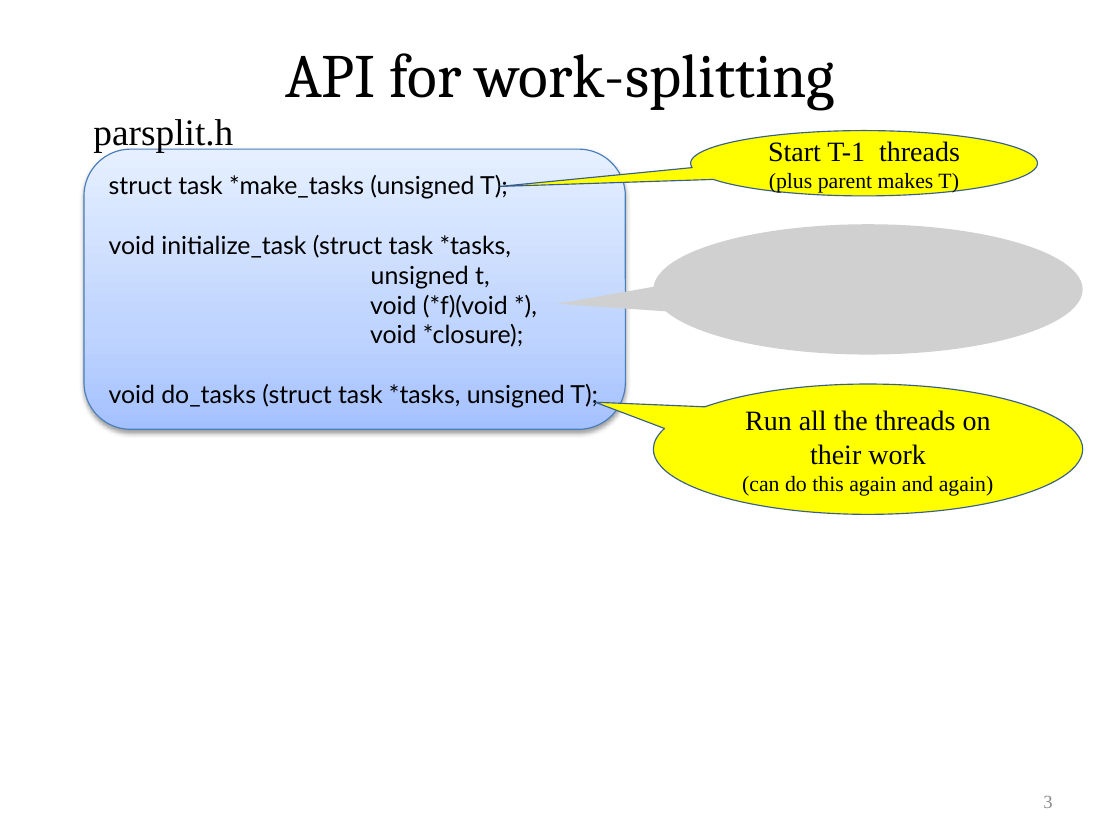
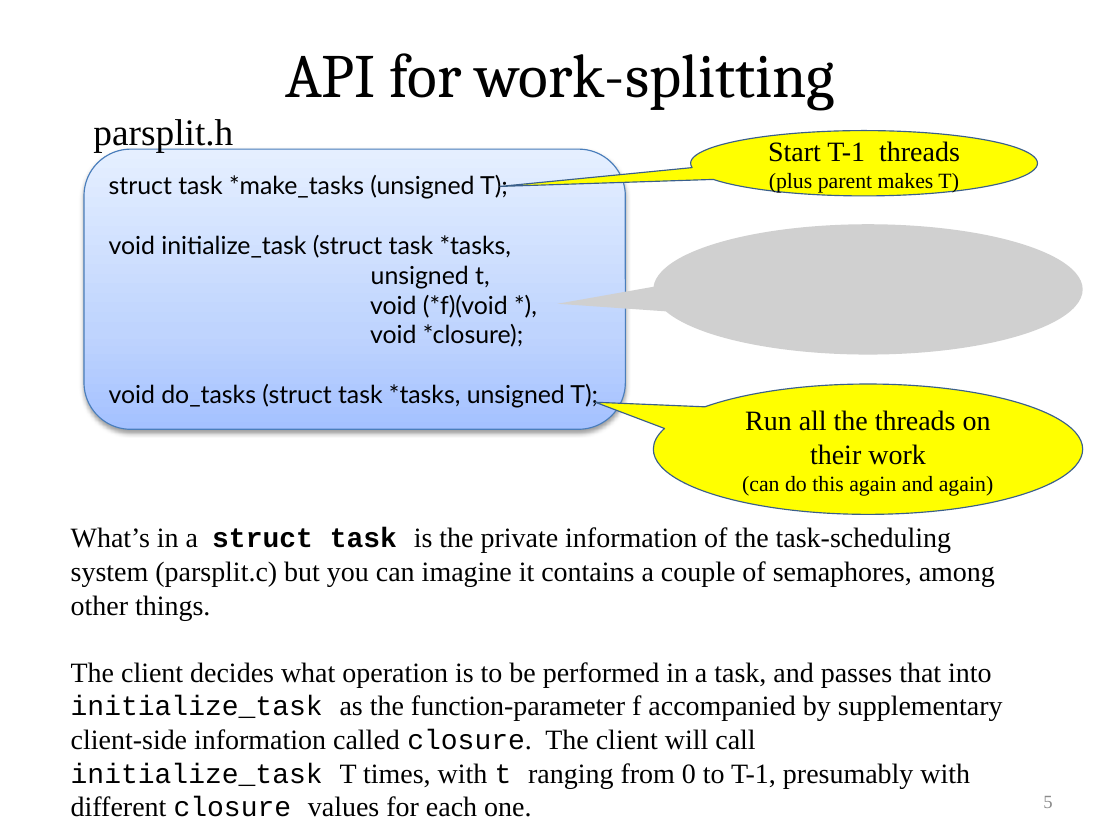
Before and after one commit to VeriNum/pardotprod, a slide deck: slide 5 of doc/Parallel Dot Product.pptx (slide 3 before the commit). Drawn at 1120x840 pixels with LibreOffice and Linux fonts; fonts in the diff are those of the drawing; grey boxes stand for pictures. Boxes give left, top, right and bottom in pixels: in the first picture for what was removed or moved away, otherwise in the second. Text is boxed around its words. In the diff, an @@ line names an element or a change of style, - is before the commit and + after.

```diff
--- a/doc/Parallel Dot Product.pptx
+++ b/doc/Parallel Dot Product.pptx
@@ text added at [71,527,1003,817], 18 pt, text #000000 @@
+What’s in a struct task is the private information of the task-scheduling
+system (parsplit.c) but you can imagine it contains a couple of semaphores, among other things.
+The client decides what operation is to be performed in a task, and passes that into initialize_task as the function-parameter f accompanied by supplementary client-side information called closure. The client will call initialize_task T times, with t ranging from 0 to T-1, presumably with different closure values for each one.
@@ page number at [1043,796,1052,808]: text changed @@
-3
+5
```
Also in this commit, not shown: 24 other slides changed, 19 slides added, 2 slides removed, 1 other file.
